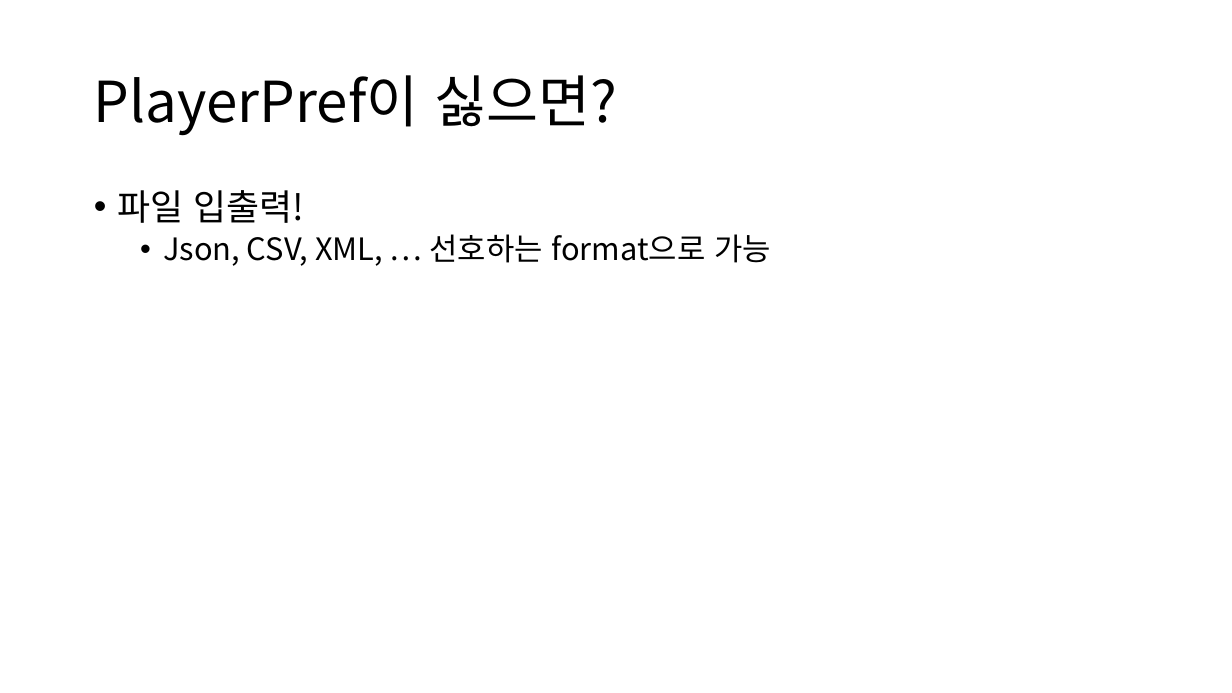
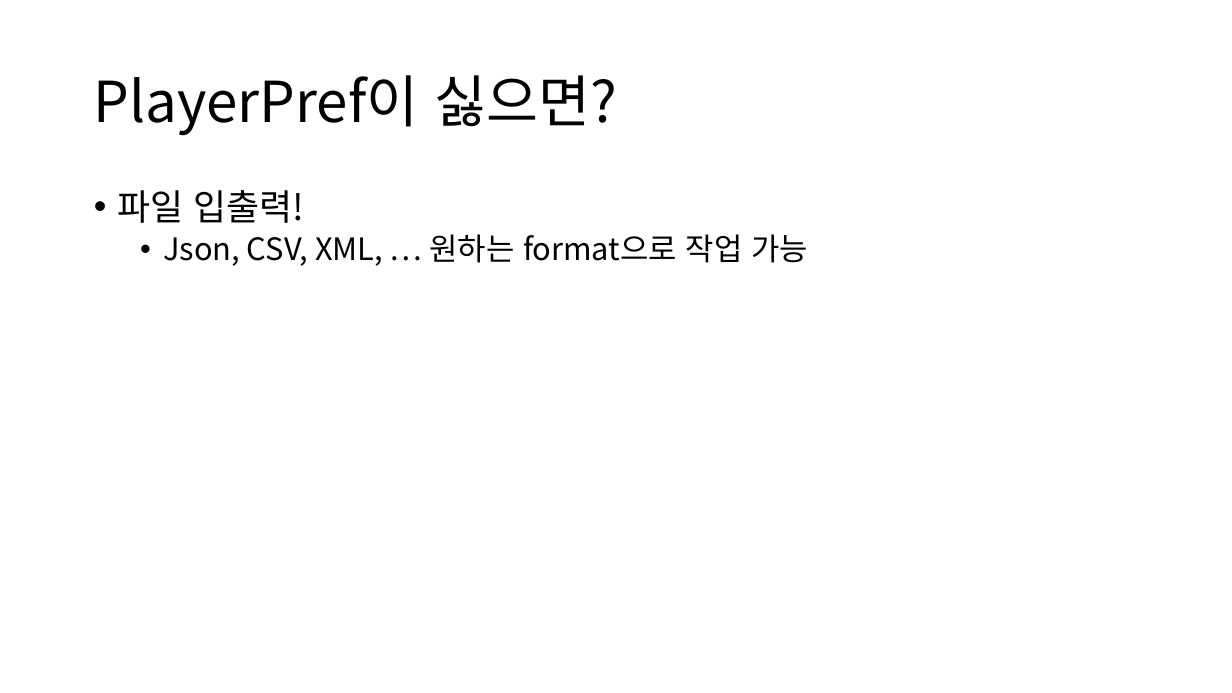
Before and after one commit to IamGroooooot/cien-unity-2019, a slide deck: slide 27 of 3주차.pptx. Drawn at 1232x693 pixels with LibreOffice and Linux fonts; fonts in the diff are those of the drawing. Boxes give left, top, right and bottom in pixels: in the first picture for what was removed or moved away, otherwise in the second. Text is boxed around its words. In the diff, an @@ line names an element or a change of style, - is before the commit and + after.

```diff
--- a/3주차.pptx
+++ b/3주차.pptx
@@ text at (x1=163, y1=234, x2=808, y2=266): text changed @@
-  • Json, CSV, XML, … 선호하는 format으로 가능
+  • Json, CSV, XML, … 원하는 format으로 작업 가능
```
Also in this commit, not shown: 2 other slides changed, 1 slide removed.
